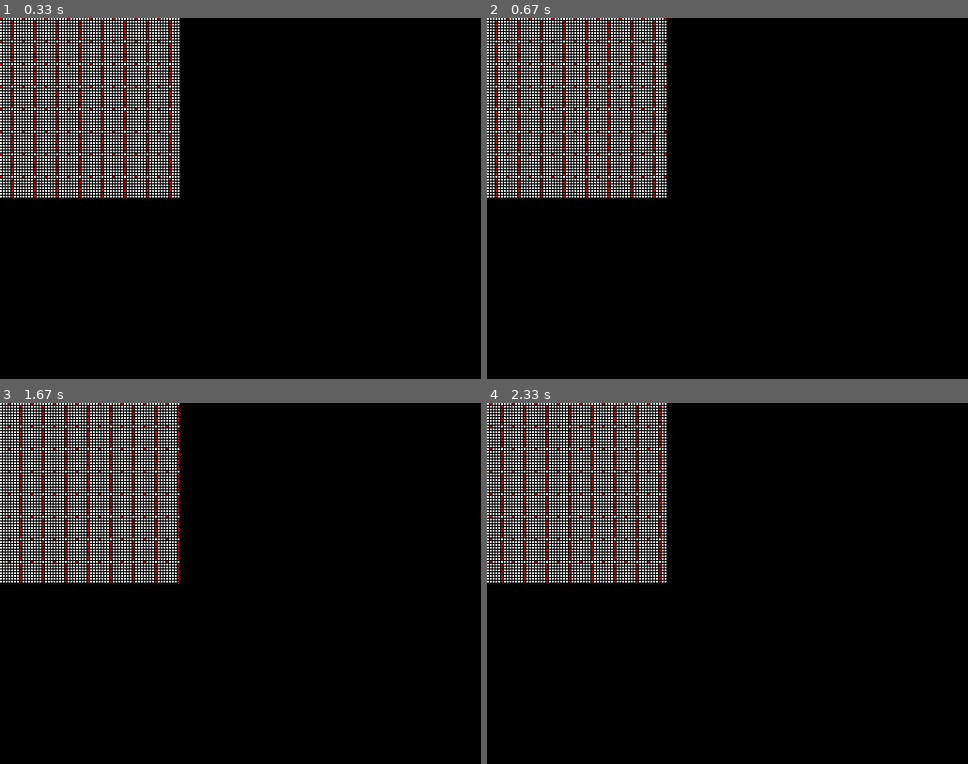
Above: before the commit, frames 1-4 (two rows, left to right).
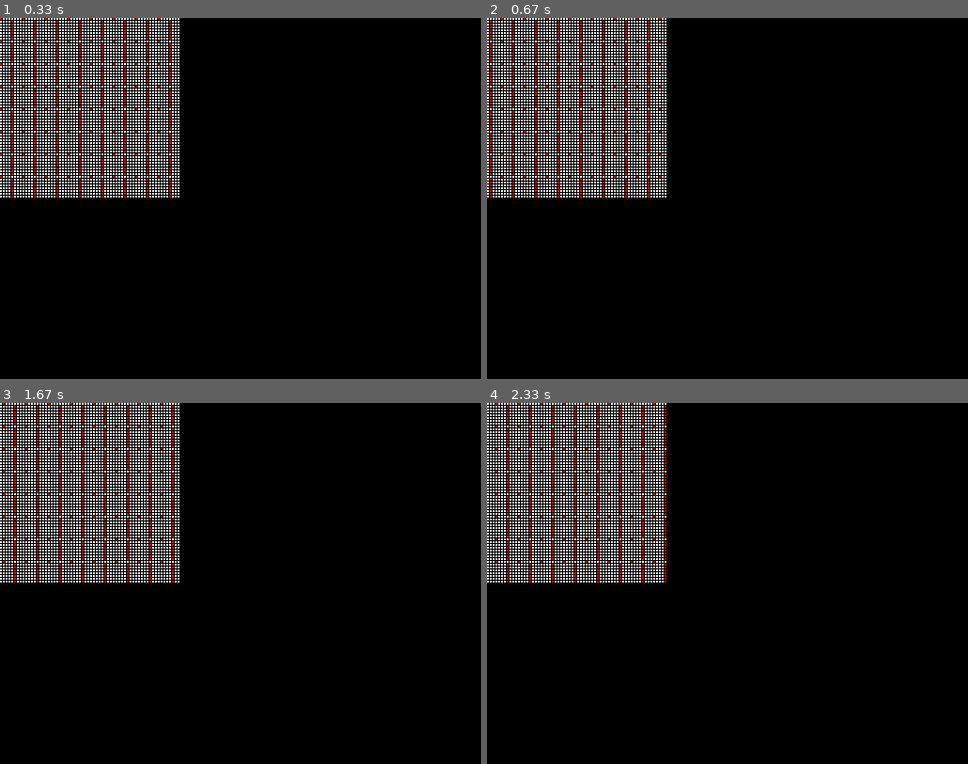
Above: after the commit, the same moments.

Repository: barbeque/Learning
Game: pygame game, started from palettes/animator.py
Same seed, same stepped clock (60 frames per second), same inputs: the game is played once before the commit and once after it.
Inputs:
- Up to frame 1 (0.33 s): no input
- Up to frame 2 (0.67 s): tap Space at 0.33 s
- Up to frame 3 (1.67 s): tap Space at 0.73, 1.03, 1.23, 1.57 s
- Up to frame 4 (2.33 s): tap Space at 1.87, 2.07 s

Frame 1 is identical in both runs. In frame 2, 2.1% of the frame differs, in the area x 0-38%, y 0-50%; in frame 3, 2.1%; in frame 4, 2.1%.

Commit message:
Smooth animation when you hold the spacebar down

Diff:
--- a/palettes/animator.py
+++ b/palettes/animator.py
@@ -59,8 +59,10 @@
 		if event.type == QUIT:
 			pygame.quit()
 			sys.exit()
-		elif event.type == KEYDOWN:
-			palette = cyclePalette(palette, 1)
+
+	keysDown = pygame.key.get_pressed()
+	if keysDown[pygame.K_SPACE]:
+		palette = cyclePalette(palette, 1)
 
 	boxSize = 2
 	boxGap = 1
